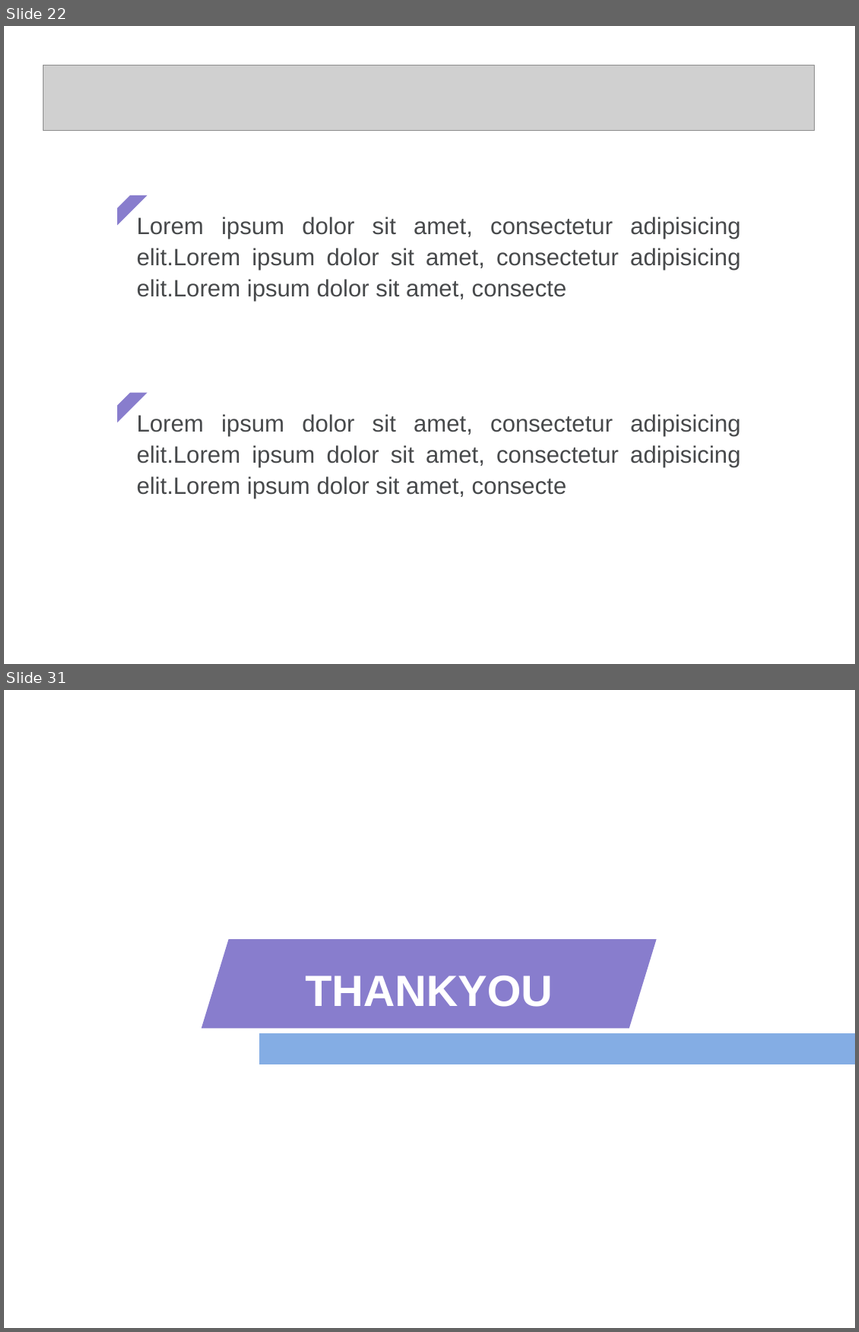
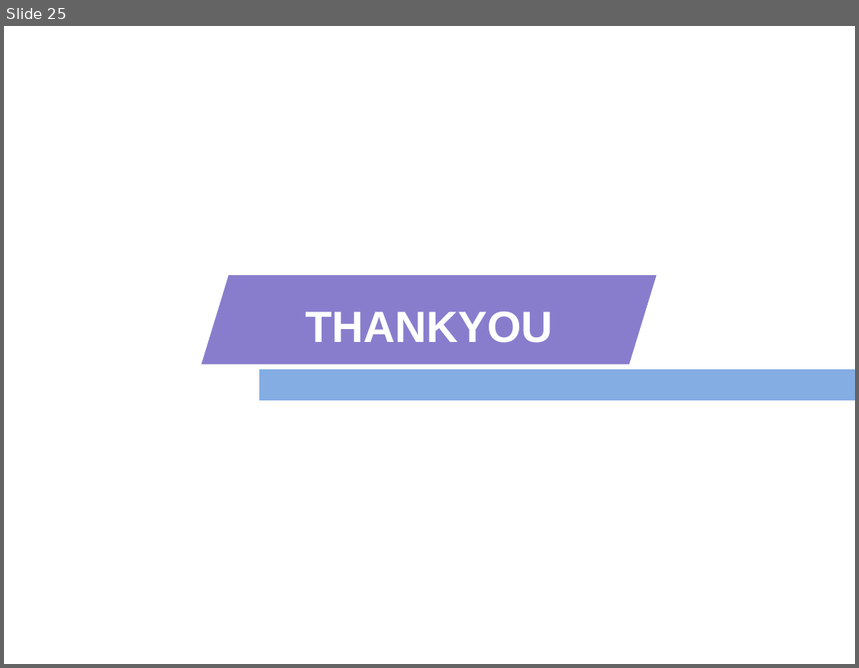
Before and after one commit to fengqiang111/evolution_plan, a slide deck: cv/2-图像形成.ppt. Shown one above the other, each under a label of ours: slides 22 and 31 before the commit, slide 25 after it; the slides between them are not shown. The pictures are 859x1332 and 859x668 pixels, drawn with LibreOffice and Linux fonts; fonts in the diff are those of the drawing; grey boxes stand for pictures; background and template pictures are left out. Boxes give left, top, right and bottom in pixels: in the first picture for what was removed or moved away, otherwise in the second. Text is boxed around its words. In the diff, an @@ line names an element or a change of style, - is before the commit and + after.

```diff
--- a/cv/2-图像形成.ppt
+++ b/cv/2-图像形成.ppt
@@ slide 22 removed at (x1=4, y1=26, x2=855, y2=664), background #FFFFFF @@
@@ picture removed at (x1=44, y1=66, x2=815, y2=130) @@
@@ rectangle removed at (x1=4, y1=153, x2=855, y2=664) @@
@@ freeform shape removed at (x1=117, y1=195, x2=147, y2=225) @@
@@ text removed at (x1=137, y1=217, x2=740, y2=301) @@
-Lorem ipsum dolor sit amet, consectetur adipisicing elit.Lorem ipsum dolor sit amet, consectetur adipisicing elit.Lorem ipsum dolor sit amet, consecte
@@ freeform shape removed at (x1=117, y1=393, x2=147, y2=423) @@
@@ text removed at (x1=137, y1=414, x2=740, y2=499) @@
-Lorem ipsum dolor sit amet, consectetur adipisicing elit.Lorem ipsum dolor sit amet, consectetur adipisicing elit.Lorem ipsum dolor sit amet, consecte
@@ what was slide 31 is now slide 25 @@
```
Also in this commit, not shown: 24 slides added, 29 other slides removed.
